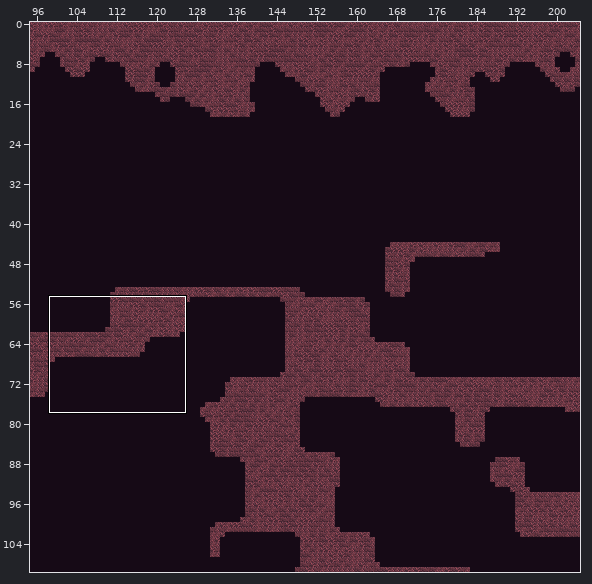
A Tiled map gets an edit: android/assets/maps/level1.tmx. Above, an overview of the earlier version with the close-up marked.
Close-up. The starting point:
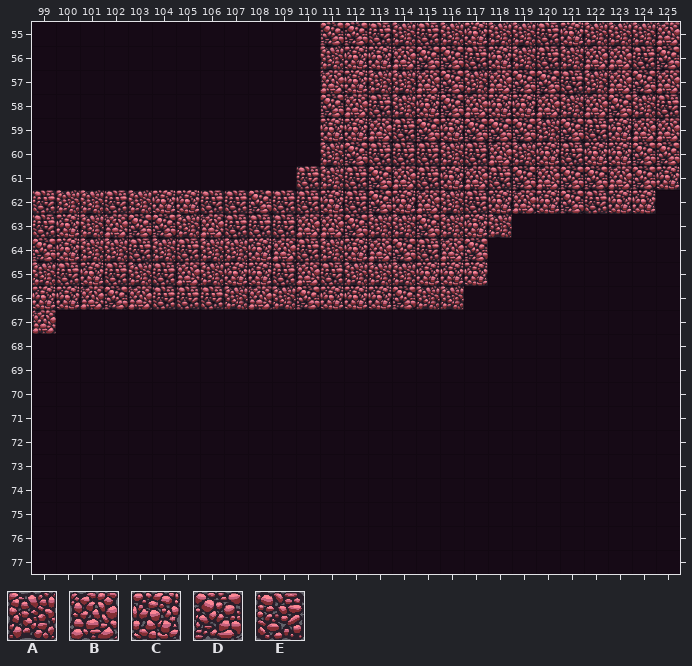
Cells are 64x64 px. Shown: x 99..125, y 55..77. The commit also changed other parts of the map, which this record leaves out.
Key: from "tileMapGutter": A 5, B 6, C 7, D 8, E 9.
_ is an empty cell.
Layers that did not change in this view are not listed.
Layer "terrain" before, first column x 99:
55 ____________DDEAEACAAECAAAB
56 ____________ACCBDDECAEABBED
57 ____________BCAABDABDDEABDB
58 ____________DBEACDBCCBABDAE
59 ____________CCBEDCDDDADECBB
60 ____________ADEEEAEBACECCDD
61 ___________EAEDBECBEDBDDBDC
62 EAAEACCEEDEECEDCBAECBCDECC_
63 ECABDDABEEEBBDAADACA_______
64 DCAAEAEAACBEACBDEBD________
65 AECEAEBACCEBEAAACCC________
66 CCBDBEEEABADCCCDAA_________
67 B__________________________
68 ___________________________
69 ___________________________
70 ___________________________
71 ___________________________
72 ___________________________
73 ___________________________
74 ___________________________
75 ___________________________
76 ___________________________
77 ___________________________
After the commit:
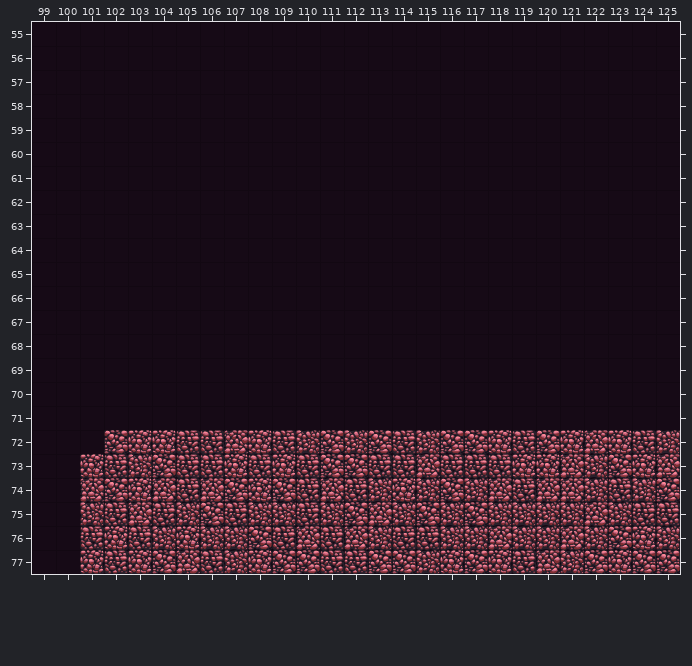
Difference:
Changed rows in their new state; . is an unchanged cell.
Layer "terrain":
first column x 99:
55 ............_______________
56 ............_______________
57 ............_______________
58 ............_______________
59 ............_______________
60 ............_______________
61 ...........________________
62 __________________________.
63 ____________________.......
64 ___________________........
65 ___________________........
66 __________________.........
67 _..........................
first column x 101:
72 .DCCEEBCEADADEADDCEDCBCEA
73 CEADEECECEDDEEBEEECCBADCB
74 BDCBEBDCDEBEACADABEBBAEAD
75 AEBEADEAAEADBADADAAAABAEE
76 ECEACAADEBEBAEEAABAABADCA
77 CECDBEACDDEEDDACDCEBADCDD
